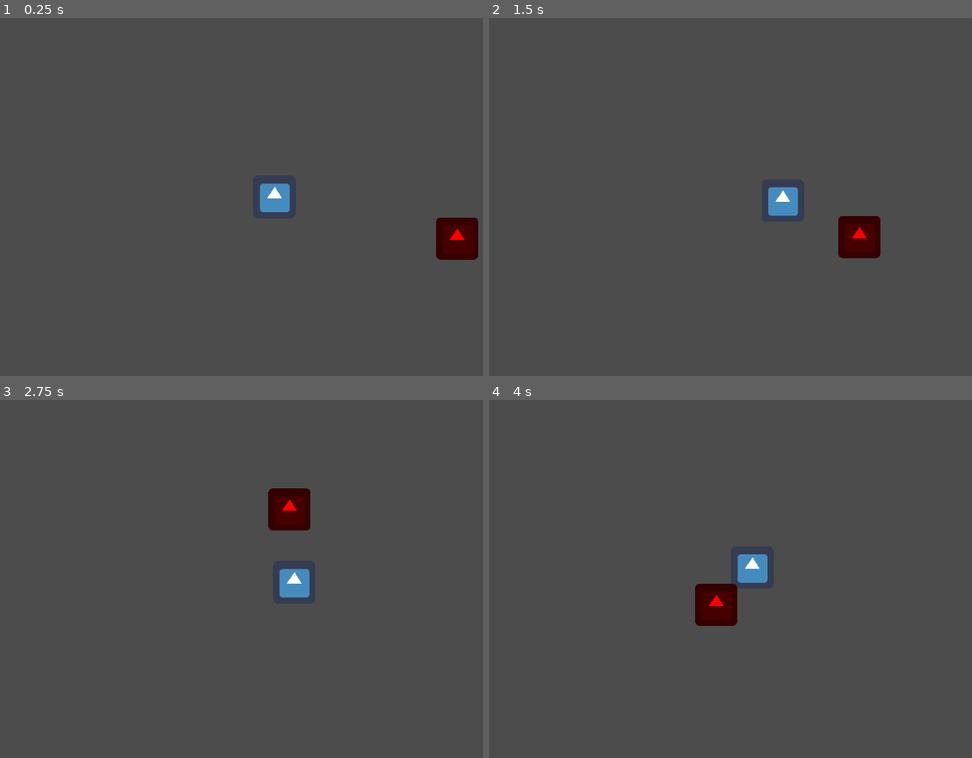
Above: before the commit, frames 1-4 (two rows, left to right).
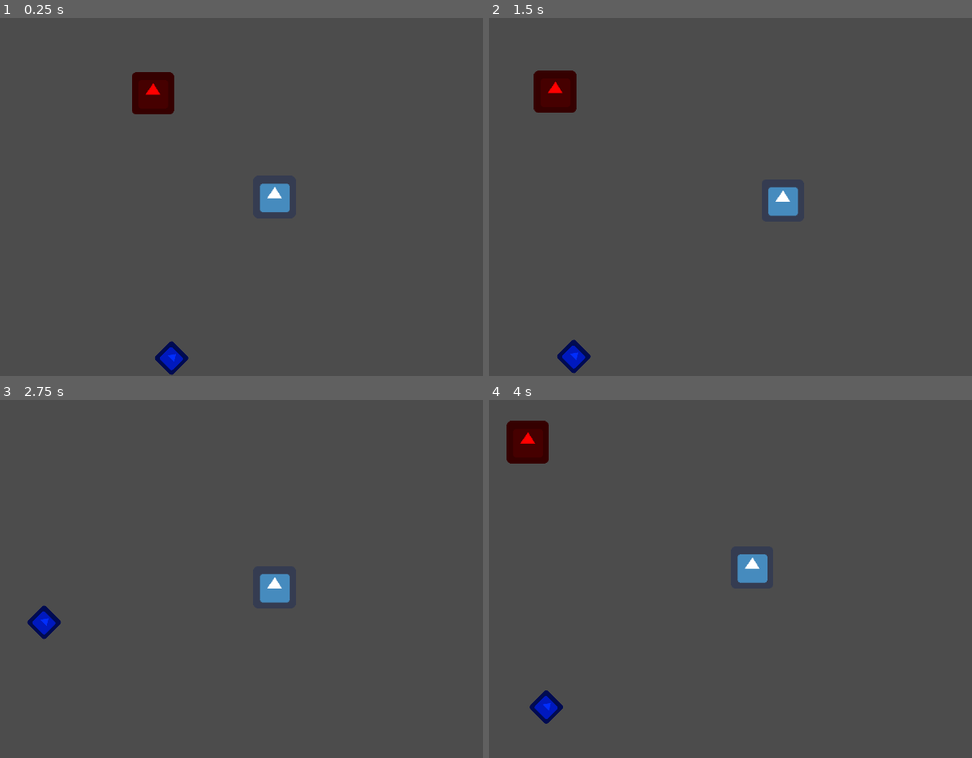
Above: after the commit, the same moments.

Repository: delleloper/staysafejam
Game: Godot game, scene res://Game.tscn
Same seed, same stepped clock (60 frames per second), same inputs: the game is played once before the commit and once after it. The engine's default icon, where the game draws it, is replaced by a stand-in: a white triangle on a blue panel in a dark square.
Inputs:
- Up to frame 1 (0.25 s): no input
- Up to frame 2 (1.5 s): tap Enter at 0.5 s; hold D (move_right) 0.53-1.28 s; hold S (move_down) from 1.28 s (still down)
- Up to frame 3 (2.75 s): release S (move_down) at 2.03 s; hold D (move_right) from 2.03 s (still down)
- Up to frame 4 (4 s): release D (move_right) at 2.78 s; hold W (move_up) 2.78-3.53 s; hold A (move_left) from 3.53 s (still down)

The runs differ from the first frame. In frame 1, 2.4% of the frame differs, in the area x 27-100%, y 15-100%; in frame 2, 2.4%; in frame 3, 2.1%; in frame 4, 2.4%, in the area x 3-56%, y 5-91%.

Commit message:
Test level, character interaction with NPC, dialog system WIP

Diff:
--- /dev/null
+++ b/BaseItem.gd
@@ -0,0 +1,14 @@
+extends Area2D
+
+class_name Item
+enum itemTypes {MEDICINE, MASK, FOOD}
+
+var type
+
+func _ready() -> void:
+	type = itemTypes.FOOD
+
+
+func _on_BaseItem_body_entered(body: Node) -> void:
+	if body.is_in_group("player"):
+		body.addItem(self)
--- /dev/null
+++ b/BaseItem.tscn
@@ -0,0 +1,19 @@
+[gd_scene load_steps=4 format=2]
+
+[ext_resource path="res://icon.png" type="Texture" id=1]
+[ext_resource path="res://BaseItem.gd" type="Script" id=2]
+
+[sub_resource type="CircleShape2D" id=1]
+radius = 19.6677
+
+[node name="BaseItem" type="Area2D"]
+script = ExtResource( 2 )
+
+[node name="icon" type="Sprite" parent="."]
+modulate = Color( 0, 0.180392, 1, 1 )
+scale = Vector2( 0.597723, 0.597723 )
+texture = ExtResource( 1 )
+
+[node name="CollisionShape2D" type="CollisionShape2D" parent="."]
+shape = SubResource( 1 )
+[connection signal="body_entered" from="." to="." method="_on_BaseItem_body_entered"]
--- /dev/null
+++ b/Basebuilding.tscn
@@ -0,0 +1,9 @@
+[gd_scene load_steps=2 format=2]
+
+[sub_resource type="RectangleShape2D" id=1]
+extents = Vector2( 100.222, 92.1191 )
+
+[node name="Basebuilding" type="StaticBody2D"]
+
+[node name="CollisionShape2D" type="CollisionShape2D" parent="."]
+shape = SubResource( 1 )
--- /dev/null
+++ b/Character.gd
@@ -0,0 +1,13 @@
+extends KinematicBody2D
+
+var dialog
+
+func _ready() -> void:
+	dialog = obtainDialog()
+
+func _on_Hitbox_body_entered(area: Node) -> void:
+	if area.is_in_group("player"):
+		GM.triggerDialog(dialog)
+
+func obtainDialog():
+	return "Its dangerous to go alone take this"
--- a/Enemy.tscn
+++ b/Character.tscn
@@ -1,32 +1,18 @@
 [gd_scene load_steps=7 format=2]
 
 [ext_resource path="res://icon.png" type="Texture" id=1]
-[ext_resource path="res://Enemy.gd" type="Script" id=2]
+[ext_resource path="res://Character.gd" type="Script" id=2]
 
 [sub_resource type="CircleShape2D" id=1]
-radius = 40.1578
+radius = 32.6917
 
 [sub_resource type="Animation" id=2]
-resource_name = "idle"
-tracks/0/type = "value"
-tracks/0/path = NodePath("../Enemy/sprite:frame")
-tracks/0/interp = 1
-tracks/0/loop_wrap = true
-tracks/0/imported = false
-tracks/0/enabled = true
-tracks/0/keys = {
-"times": PoolRealArray( 0 ),
-"transitions": PoolRealArray( 1 ),
-"update": 1,
-"values": [ 0 ]
-}
 
 [sub_resource type="Animation" id=3]
-resource_name = "walk"
 length = 0.7
 loop = true
 tracks/0/type = "value"
-tracks/0/path = NodePath("../Enemy/sprite:frame")
+tracks/0/path = NodePath("sprite:frame")
 tracks/0/interp = 1
 tracks/0/loop_wrap = true
 tracks/0/imported = false
@@ -38,8 +24,8 @@
 "values": [ 0, 1, 2, 3, 4, 5, 6, 7 ]
 }
 
-[sub_resource type="RectangleShape2D" id=4]
-extents = Vector2( 5.18955, 5.63572 )
+[sub_resource type="CircleShape2D" id=4]
+radius = 55.1601
 
 [node name="BaseCharacter" type="KinematicBody2D"]
 script = ExtResource( 2 )
@@ -49,7 +35,6 @@
 texture = ExtResource( 1 )
 
 [node name="CollisionShape2D" type="CollisionShape2D" parent="."]
-position = Vector2( 0, 3.5 )
 shape = SubResource( 1 )
 
 [node name="AnimationPlayer" type="AnimationPlayer" parent="."]
@@ -61,4 +46,4 @@
 
 [node name="CollisionShape2D" type="CollisionShape2D" parent="Hitbox"]
 shape = SubResource( 4 )
-[connection signal="area_entered" from="Hitbox" to="." method="_on_Hitbox_area_entered"]
+[connection signal="body_entered" from="Hitbox" to="." method="_on_Hitbox_body_entered"]
--- a/Enemy.gd
+++ /dev/null
@@ -1,11 +0,0 @@
-extends KinematicBody2D
-
-export var hp = 3
-
-func _process(delta):
-	if hp <= 0:
-		queue_free()
-
-func _on_Hitbox_area_entered(area):
-	if area.is_in_group("attack"):
-		self.hp -= area.damage
--- a/Game.tscn
+++ b/Game.tscn
@@ -1,16 +1,114 @@
-[gd_scene load_steps=3 format=2]
+[gd_scene load_steps=7 format=2]
 
-[ext_resource path="res://Enemy.tscn" type="PackedScene" id=1]
+[ext_resource path="res://Character.tscn" type="PackedScene" id=1]
 [ext_resource path="res://Player.tscn" type="PackedScene" id=2]
+[ext_resource path="res://Basebuilding.tscn" type="PackedScene" id=3]
+[ext_resource path="res://UI.tscn" type="PackedScene" id=4]
+[ext_resource path="res://BaseItem.tscn" type="PackedScene" id=5]
+
+[sub_resource type="RectangleShape2D" id=1]
+extents = Vector2( 2058.9, 26.9497 )
 
 [node name="Game" type="Node"]
 
-[node name="Characters" type="Node2D" parent="."]
+[node name="Level" type="Node2D" parent="."]
+position = Vector2( -76.9791, -11.6913 )
 
-[node name="YSort" type="YSort" parent="Characters"]
+[node name="LevelEntities" type="YSort" parent="Level"]
 
-[node name="Player" parent="Characters/YSort" instance=ExtResource( 2 )]
-position = Vector2( 111.344, 58.2978 )
+[node name="Player" parent="Level/LevelEntities" instance=ExtResource( 2 )]
+position = Vector2( 988.524, 349.812 )
 
-[node name="Enemy" parent="Characters/YSort" instance=ExtResource( 1 )]
-position = Vector2( 386.727, 120.944 )
+[node name="Basebuilding" parent="Level/LevelEntities" instance=ExtResource( 3 )]
+position = Vector2( 215.795, 410.062 )
+
+[node name="Basebuilding2" parent="Level/LevelEntities" instance=ExtResource( 3 )]
+position = Vector2( 525.431, 412.852 )
+
+[node name="Basebuilding6" parent="Level/LevelEntities" instance=ExtResource( 3 )]
+position = Vector2( 215.795, 186.902 )
+
+[node name="Basebuilding5" parent="Level/LevelEntities" instance=ExtResource( 3 )]
+position = Vector2( 525.431, 189.691 )
+
+[node name="Basebuilding8" parent="Level/LevelEntities" instance=ExtResource( 3 )]
+position = Vector2( 215.795, 630.434 )
+
+[node name="Basebuilding7" parent="Level/LevelEntities" instance=ExtResource( 3 )]
+position = Vector2( 525.431, 633.223 )
+
+[node name="Basebuilding10" parent="Level/LevelEntities" instance=ExtResource( 3 )]
+position = Vector2( 215.795, 845.226 )
+
+[node name="Basebuilding9" parent="Level/LevelEntities" instance=ExtResource( 3 )]
+position = Vector2( 525.431, 848.015 )
+
+[node name="Basebuilding4" parent="Level/LevelEntities" instance=ExtResource( 3 )]
+position = Vector2( 1315.43, 498.176 )
+
+[node name="Basebuilding3" parent="Level/LevelEntities" instance=ExtResource( 3 )]
+position = Vector2( 1625.06, 500.965 )
+
+[node name="Basebuilding16" parent="Level/LevelEntities" instance=ExtResource( 3 )]
+position = Vector2( 1315.43, 275.015 )
+
+[node name="Basebuilding15" parent="Level/LevelEntities" instance=ExtResource( 3 )]
+position = Vector2( 1625.06, 277.805 )
+
+[node name="Basebuilding14" parent="Level/LevelEntities" instance=ExtResource( 3 )]
+position = Vector2( 1315.43, 718.547 )
+
+[node name="Basebuilding13" parent="Level/LevelEntities" instance=ExtResource( 3 )]
+position = Vector2( 1625.06, 721.337 )
+
+[node name="Basebuilding12" parent="Level/LevelEntities" instance=ExtResource( 3 )]
+position = Vector2( 1315.43, 933.339 )
+
+[node name="Basebuilding11" parent="Level/LevelEntities" instance=ExtResource( 3 )]
+position = Vector2( 1625.06, 936.129 )
+
+[node name="BaseItem" parent="Level/LevelEntities" instance=ExtResource( 5 )]
+position = Vector2( 833.308, 592.774 )
+rotation = 0.785397
+
+[node name="Character" parent="Level/LevelEntities" instance=ExtResource( 1 )]
+position = Vector2( 805.154, 193.471 )
+
+[node name="Walls" type="Node2D" parent="Level"]
+
+[node name="StaticBody2D" type="StaticBody2D" parent="Level/Walls"]
+position = Vector2( 26.7229, -11.6913 )
+
+[node name="CollisionShape2D" type="CollisionShape2D" parent="Level/Walls/StaticBody2D"]
+position = Vector2( 1666.92, 12.6962 )
+shape = SubResource( 1 )
+
+[node name="StaticBody2D2" type="StaticBody2D" parent="Level/Walls"]
+position = Vector2( 28.4727, 1082.24 )
+
+[node name="CollisionShape2D" type="CollisionShape2D" parent="Level/Walls/StaticBody2D2"]
+position = Vector2( 2034.73, 846.41 )
+shape = SubResource( 1 )
+
+[node name="StaticBody2D3" type="StaticBody2D" parent="Level/Walls"]
+position = Vector2( -5.97791, -263.973 )
+rotation = 1.57079
+
+[node name="CollisionShape2D" type="CollisionShape2D" parent="Level/Walls/StaticBody2D3"]
+position = Vector2( 1171.6, 22.5053 )
+shape = SubResource( 1 )
+
+[node name="StaticBody2D4" type="StaticBody2D" parent="Level/Walls"]
+position = Vector2( 1941.8, -250.723 )
+rotation = 1.57079
+
+[node name="CollisionShape2D" type="CollisionShape2D" parent="Level/Walls/StaticBody2D4"]
+position = Vector2( 1210.83, -1782.24 )
+shape = SubResource( 1 )
+
+[node name="UI" parent="Level" instance=ExtResource( 4 )]
+visible = false
+margin_left = 75.3037
+margin_top = 26.2433
+margin_right = 1995.3
+margin_bottom = 1106.24
--- /dev/null
+++ b/GameManager.gd
@@ -0,0 +1,8 @@
+extends Node
+
+var UI
+
+func triggerDialog(dialog):
+
+	UI.displayDialog(dialog)
+	print(dialog)
--- a/Player.gd
+++ b/Player.gd
@@ -7,11 +7,14 @@
 var velocity = Vector2.ZERO
 var full = false
 var inventory
+export var hp = 3
 
 func _ready() -> void:
 	OS.window_fullscreen = full
 
 func _process(_delta: float) -> void:
+	if hp <= 0:
+		die()
 	var inputVector = Vector2.ZERO
 	inputVector.x = Input.get_action_strength("move_right") - Input.get_action_strength('move_left')
 	inputVector.y = Input.get_action_strength("move_down") - Input.get_action_strength('move_up')
@@ -21,3 +24,9 @@
 	else:
 		velocity = velocity.move_toward(Vector2.ZERO,FRICTION * _delta	)
 	velocity = move_and_slide(velocity)
+
+func die():
+	queue_free()
+
+func addItem(item :Item):
+	pass
--- a/Player.tscn
+++ b/Player.tscn
@@ -4,43 +4,21 @@
 [ext_resource path="res://Camera2D.gd" type="Script" id=2]
 [ext_resource path="res://Player.gd" type="Script" id=3]
 
-[sub_resource type="CircleShape2D" id=1]
-radius = 5.78892
-
 [sub_resource type="Animation" id=2]
 resource_name = "idle"
 length = 0.001
 loop = true
-tracks/0/type = "value"
-tracks/0/path = NodePath("player:frame")
-tracks/0/interp = 1
-tracks/0/loop_wrap = true
-tracks/0/imported = false
-tracks/0/enabled = true
-tracks/0/keys = {
-"times": PoolRealArray( 0 ),
-"transitions": PoolRealArray( 1 ),
-"update": 1,
-"values": [ 1 ]
-}
 
 [sub_resource type="Animation" id=3]
 length = 0.7
 loop = true
-tracks/0/type = "value"
-tracks/0/path = NodePath("player:frame")
-tracks/0/interp = 1
-tracks/0/loop_wrap = true
-tracks/0/imported = false
-tracks/0/enabled = true
-tracks/0/keys = {
-"times": PoolRealArray( 0, 0.1, 0.2, 0.3, 0.4, 0.5, 0.6 ),
-"transitions": PoolRealArray( 1, 1, 1, 1, 1, 1, 1 ),
-"update": 1,
-"values": [ 1, 2, 3, 4, 5, 6, 7 ]
-}
 
-[node name="Player" type="KinematicBody2D"]
+[sub_resource type="CircleShape2D" id=1]
+radius = 34.3614
+
+[node name="Player" type="KinematicBody2D" groups=[
+"player",
+]]
 script = ExtResource( 3 )
 
 [node name="Camera2D" type="Camera2D" parent="."]
@@ -50,10 +28,6 @@
 smoothing_speed = 6.652
 script = ExtResource( 2 )
 
-[node name="CollisionShape2D" type="CollisionShape2D" parent="."]
-position = Vector2( 0, -3.5 )
-shape = SubResource( 1 )
-
 [node name="PlayerAnimator" type="AnimationPlayer" parent="."]
 autoplay = "idle"
 anims/idle = SubResource( 2 )
@@ -62,3 +36,6 @@
 
 [node name="player" type="Sprite" parent="."]
 texture = ExtResource( 1 )
+
+[node name="CollisionShape2D" type="CollisionShape2D" parent="."]
+shape = SubResource( 1 )
--- /dev/null
+++ b/UI.tscn
@@ -0,0 +1,55 @@
+[gd_scene load_steps=3 format=2]
+
+[ext_resource path="res://Ui.gd" type="Script" id=1]
+
+[sub_resource type="Animation" id=1]
+resource_name = "ShowDialog"
+tracks/0/type = "value"
+tracks/0/path = NodePath("Panel:rect_position")
+tracks/0/interp = 1
+tracks/0/loop_wrap = true
+tracks/0/imported = false
+tracks/0/enabled = true
+tracks/0/keys = {
+"times": PoolRealArray( 0, 1 ),
+"transitions": PoolRealArray( 1, 1 ),
+"update": 0,
+"values": [ Vector2( 32, 1111.07 ), Vector2( 32, 865 ) ]
+}
+
+[node name="UI" type="Control"]
+anchor_right = 1.0
+anchor_bottom = 1.0
+rect_min_size = Vector2( 1920, 1080 )
+script = ExtResource( 1 )
+__meta__ = {
+"_edit_use_anchors_": false
+}
+
+[node name="Panel" type="Panel" parent="."]
+anchor_top = 1.0
+anchor_right = 1.0
+anchor_bottom = 1.0
+margin_left = 32.0
+margin_top = -215.0
+margin_right = -173.0
+margin_bottom = -53.0
+__meta__ = {
+"_edit_group_": true,
+"_edit_use_anchors_": false
+}
+
+[node name="Dialog" type="RichTextLabel" parent="Panel"]
+anchor_right = 1.0
+anchor_bottom = 1.0
+margin_left = 37.0
+margin_top = 17.0
+margin_right = -30.0
+margin_bottom = -13.0
+__meta__ = {
+"_edit_use_anchors_": false
+}
+
+[node name="AnimationPlayer" type="AnimationPlayer" parent="."]
+autoplay = "ShowDialog"
+anims/ShowDialog = SubResource( 1 )
--- /dev/null
+++ b/Ui.gd
@@ -0,0 +1,23 @@
+extends Control
+
+onready var text = $Panel/Dialog
+var displaying = false
+
+func _ready() -> void:
+	GM.UI = self
+
+func displayDialog(dialog):
+	$AnimationPlayer.play("ShowDialog")
+	yield($AnimationPlayer, "animation_finished")
+	text.text = dialog
+	text.percent_visible = 0
+	displaying = true
+
+
+func hideDialog():
+	$AnimationPlayer.play_backwards("ShowDialog")
+
+func _process(delta: float) -> void:
+
+	if displaying:
+		text.percent_visible = lerp(text.percent_visible, 1, delta/2)
--- a/project.godot
+++ b/project.godot
@@ -9,12 +9,18 @@
 config_version=4
 
 _global_script_classes=[ {
+"base": "Area2D",
+"class": "Item",
+"language": "GDScript",
+"path": "res://BaseItem.gd"
+}, {
 "base": "Camera2D",
 "class": "ShakeCamera2D",
 "language": "GDScript",
 "path": "res://Camera2D.gd"
 } ]
 _global_script_class_icons={
+"Item": "",
 "ShakeCamera2D": ""
 }
 
@@ -23,6 +29,10 @@
 config/name="Staysafejam"
 run/main_scene="res://Game.tscn"
 config/icon="res://icon.png"
+
+[autoload]
+
+GM="*res://GameManager.gd"
 
 [display]
 
